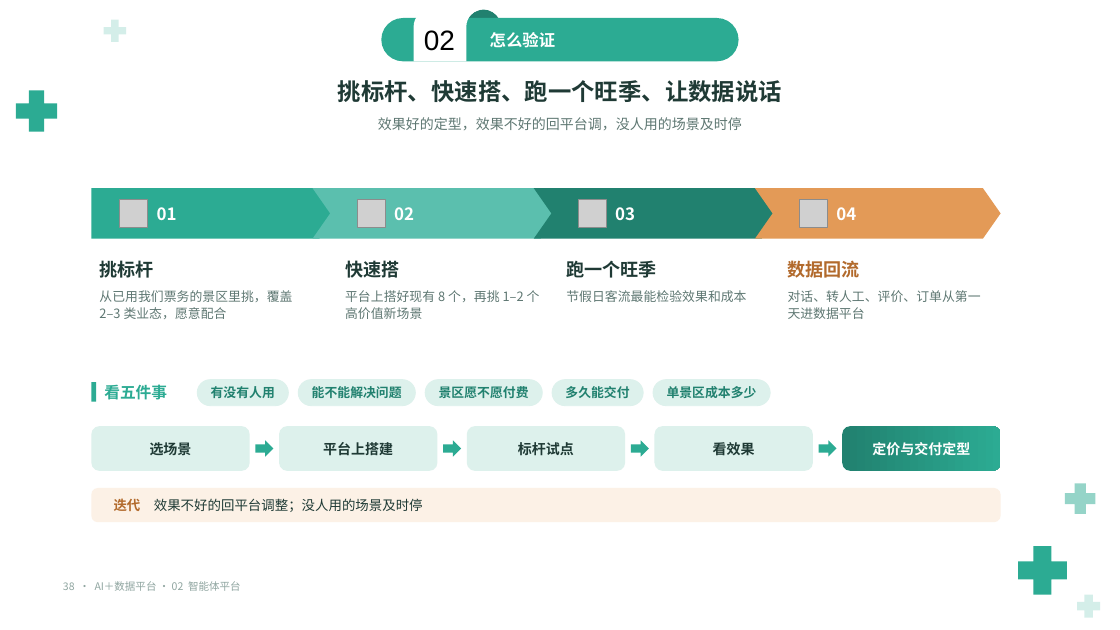
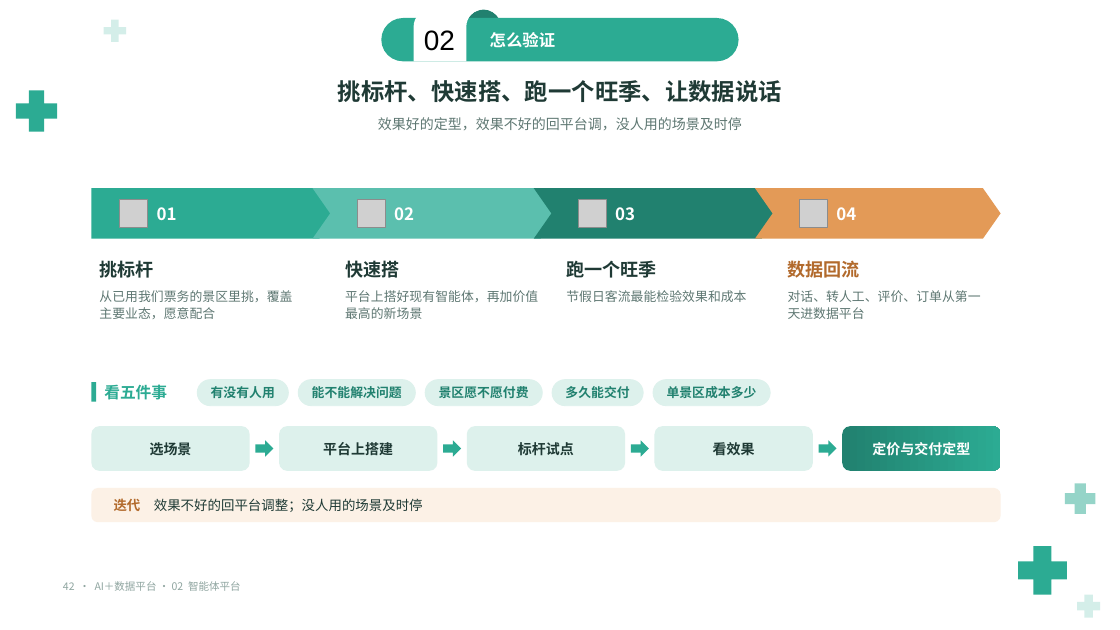
Before and after one commit to keanying/relevance, a slide deck: slide 42 of AI＋数据平台_老板汇报_青绿模板.pptx (slide 38 before the commit). Drawn at 1120x630 pixels with LibreOffice and Linux fonts; fonts in the diff are those of the drawing; grey boxes stand for pictures; background and template pictures are left out. Boxes give left, top, right and bottom in pixels: in the first picture for what was removed or moved away, otherwise in the second. Text is boxed around its words. In the diff, an @@ line names an element or a change of style, - is before the commit and + after.

```diff
--- a/AI＋数据平台_老板汇报_青绿模板.pptx
+++ b/AI＋数据平台_老板汇报_青绿模板.pptx
@@ text at (99, 290, 292, 319): text changed @@
-从已用我们票务的景区里挑，覆盖 2–3 类业态，愿意配合
+从已用我们票务的景区里挑，覆盖主要业态，愿意配合
@@ text at (345, 290, 538, 319): text changed @@
-平台上搭好现有 8 个，再挑 1–2 个高价值新场景
+平台上搭好现有智能体，再加价值最高的新场景
@@ text at (63, 581, 241, 591): text changed @@
-38 · AI＋数据平台 · 02 智能体平台
+42 · AI＋数据平台 · 02 智能体平台
```
Also in this commit, not shown: 42 other slides changed, 8 slides added, 4 slides removed.
